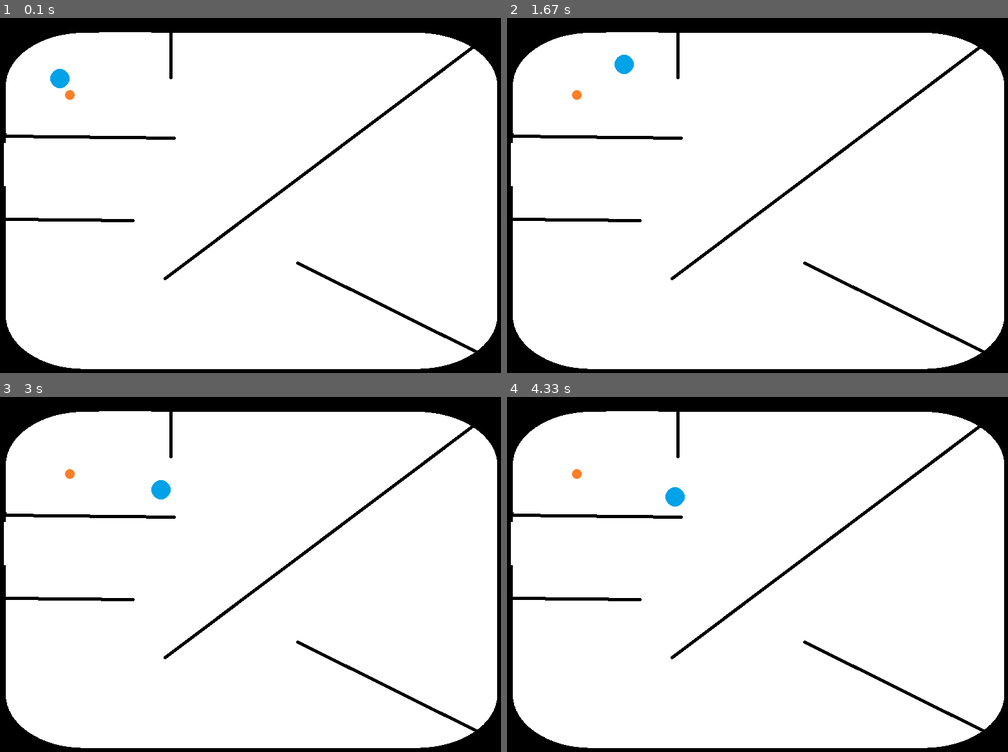
Above: before the commit, frames 1-4 (two rows, left to right).
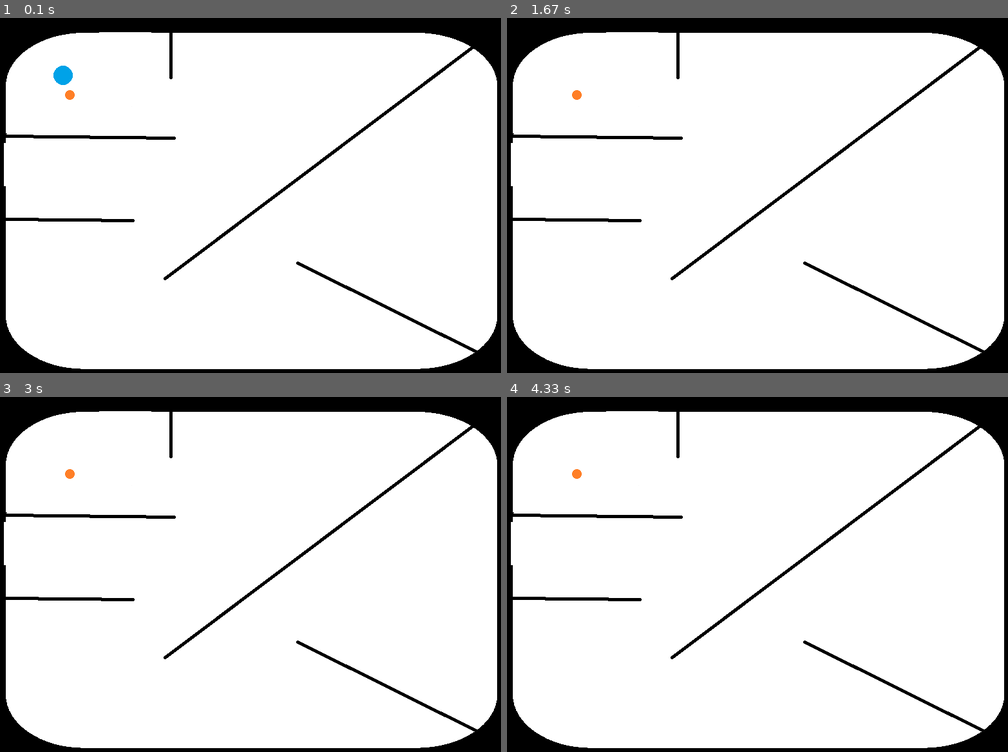
Above: after the commit, the same moments.

Repository: amabella-aguiluz/bellas-projects
Game: pygame game, started from python/pygame/hrt.py
Same seed, same stepped clock (60 frames per second), same inputs: the game is played once before the commit and once after it.
Inputs:
- Up to frame 1 (0.1 s): no input
- Up to frame 2 (1.67 s): no input
- Up to frame 3 (3 s): no input
- Up to frame 4 (4.33 s): no input

The runs differ from the first frame. In frame 1, 0.1% of the frame differs, in the area x 10-15%, y 13-20%; in frame 2, 0.2%, in the area x 21-26%, y 10-16%; in frame 3, 0.2%; in frame 4, 0.2%.

Commit message:
bounce update to debug 2

Diff:
--- a/python/pygame/hrt.py
+++ b/python/pygame/hrt.py
@@ -7,7 +7,7 @@
 
 screen = pygame.display.set_mode((800, 600)) # set screen size (width, height)
 clock = pygame.time.Clock() # set fps
-velocity = 1 # speed of horse
+velocity = 2 # speed of horse
 running = True # keep game loop running
     #-- maze
 maze_image = pygame.image.load("assets/map_test.png").convert()  # convert for faster pixel access
@@ -37,11 +37,11 @@
     # initialize horse object
 class Horse:
     def __init__(self, name, x, y, image_path, velocity_x, velocity_y):
-        self.name = ""
+        self.name = name
         self.x = x # starting x position
         self.y = y # starting y position
-        self.velocity_x = v_temp1 # velocity direction x
-        self.velocity_y = v_temp2 # velocity direction y
+        self.velocity_x = velocity_x # velocity direction x
+        self.velocity_y = velocity_y # velocity direction y
         self.image = pygame.image.load(image_path).convert_alpha() #load image
         self.rect = self.image.get_rect(center =(x, y))
         self.h_mask = pygame.mask.from_surface(self.image)
@@ -50,29 +50,39 @@
         surface.blit(self.image, self.rect)
     # initialize horse object
 
+def calculate_movement(horse): # horse's movement
+    old_x = horse.rect.left  # old horse x position
+    old_y = horse.rect.top  # old horse y position
+    new_x = old_x + horse.velocity_x  # next horse x position
+    new_y = old_y + horse.velocity_y  # next horse y position
+    change_x = new_x - old_x  # horse x movement
+    change_y = new_y - old_y  # horse y movement
+    offset = (int(horse.rect.left), int(horse.rect.top)) # offset of horse
+    move_offset = (0 - (int(horse.rect.left)), 0 - int(horse.rect.top)) # offset of map vs horse
+    return change_x, change_y, new_x, new_y, offset, move_offset
+
 def when_bounced(horse):
     horse.velocity_x *= 1.0001
     horse.velocity_y *= 1.0001
     return horse
 
 def move_horse(horse, goal):
+    change_x, change_y, new_x, new_y, offset, move_offset = calculate_movement(horse)
     steps = 5
     step_x = horse.velocity_x / steps
     step_y = horse.velocity_y  / steps
-    m_offset = (0 - int(horse.x), 0 - int(horse.y))
     for _ in range(steps):
-        horse.x += step_x
-        horse.y += step_y
-        horse.rect.center = (horse.x, horse.y)
-        if check_maze_collision(horse, m_offset):
-            horse.x -= step_x
-            horse.y -= step_y
-            horse.rect.center = (horse.x, horse.y)
+        move_offset = (0 - int(horse.rect.left), 0 - int(horse.rect.top))
+        horse.x += step_x # move horse by step x
+        horse.y += step_y # move horse by step y
+        horse.rect.center = (horse.x, horse.y) # move horse rectangle to position of x and y
+
+        if check_maze_collision(horse, move_offset): #if detect wall
+            #horse.x -= step_x # reverse step x
+            #horse.y -= step_y # reverse step y
+            #horse.rect.center = (horse.x, horse.y) # move horse rectangle to position of x and y
+            bounce_wall_b(horse, goal, step_x, step_y) # call bounce wall
             break
-        bounce_wall_b(horse, goal)
-    #horse.x += horse.velocity_x
-    #horse.y += horse.velocity_y
-    #horse.rect.center = (horse.x, horse.y)
 
 
 def calculate_goal_offset(horse, goal): # calculate goal's location
@@ -81,89 +91,40 @@
     return goal_x, goal_y
 
 def check_maze_collision(horse, m_offset): # check if horse collides with maze
+    m_offset = (int(horse.rect.left), int(horse.rect.top))
     return horse.h_mask.overlap(maze_mask, m_offset)
 
-def calculate_movement(horse): # horse's movement
-    old_x = horse.rect.left  # old horse x position
-    old_y = horse.rect.top  # old horse y position
-    new_x = old_x + horse.velocity_x  # next horse x position
-    new_y = old_y + horse.velocity_y  # next horse y position
-    change_x = new_x - old_x  # horse x movement
-    change_y = new_y - old_y  # horse y movement
-    return change_x, change_y, new_x, new_y
 
 def r_dir_change(horse): #random adjustments to horse's velocity
     horse.velocity_x *= random.uniform(0.8, 1.2)
     horse.velocity_y *= random.uniform(0.8, 1.2)
 
 def hit_wall_reverse(change_x, change_y, horse): # reverse direction of horse if hit wall
-
     if abs(change_x) > abs(change_y):  # check if hit left/right
         horse.velocity_x *= -1
 
     if abs(change_y) > abs(change_x):  # check if hit top/bottom
         horse.velocity_y *= -1
+    else:
+        horse.velocity_x *= -1
+        horse.velocity_y *= -1
 
     horse.rect.center = (horse.x, horse.y)
 
 
-def bounce_wall_b(horse, goal):
-    goal_x, goal_y = calculate_goal_offset(horse, goal)
+def bounce_wall_b(horse, goal, stepx, stepy):
+    #goal_x, goal_y = calculate_goal_offset(horse, goal)
+    #change_x, change_y, new_x, new_y, offset, maze_offset = calculate_movement(horse)
+    r_dir_change(horse)
+    hit_wall_reverse(stepx, stepy, horse)
+    horse.x -= stepx
+    horse.y -= stepy
+    horse.rect.center = (horse.x, horse.y)
 
-    change_x, change_y, new_x, new_y = calculate_movement(horse)
-
-    m_offset = (0 - new_x, 0 - new_y)
-
-    if check_maze_collision(horse, m_offset):
-        r_dir_change(horse)
-        hit_wall_reverse(change_x, change_y, horse)
 
 def goal_reach(g_overlap):
     goal_ofs = (goal.rect.left - horse.rect.left, goal.rect.top - horse.rect.top)
     g_overlap = horse.h_mask.overlap(goal.g_mask, goal_ofs)
-    if g_overlap != None:
-        print("Win!")
-
-#def bounce_wall_b(horse, goal):
-    goal_x = int(goal.x - goal.rect.left) # goal's x coord
-    goal_y = int(goal.y - goal.rect.top) # goal's y coord
-    g_overlap = horse.h_mask.overlap(goal.g_mask, (goal_x, goal_y)) # checks if goal and horse ovelap
-    old_x = horse.rect.left # old horse x position
-    old_y = horse.rect.top # old horse y position
-    new_x = old_x + horse.velocity_x # next horse x position
-    new_y = old_y + horse.velocity_y # next horse y position
-    change_x = new_x - old_x # horse x movement
-    change_y = new_y - old_y # horse y movement
-    m_offset = (0 - new_x, 0 - new_y) # offset between maze and  horse
-
-
-    if horse.h_mask.overlap(maze_mask, m_offset):  # checks if horse mask overlaps maze mask
-        horse.velocity_x *= random.uniform(0.8, 1.2)  # random adjustment to x
-        horse.velocity_y *= random.uniform(0.8, 1.2)  # random adjustment to y
-
-        if(abs(change_x) > abs(change_y)):        # check if hit left/right
-            horse.velocity_x *= -1
-        if(abs(change_y) > abs(change_x)):         #check if hit top/bottom
-            horse.velocity_y *= -1
-
-    #if g_overlap != None:
-    #    print("Win!")
-
-    next_x = int(horse.x + horse.velocity_x)
-    next_y = int(horse.y + horse.velocity_y)
-    maze_ofs = ()
-    #m_overlap = horse.h_mask.overlap(goal.g_mask, (goal_x, goal_y))
-
-    if maze_mask.get_at((next_x, next_y)):
-        horse.velocity_x *= random.uniform(0.85, 1.15)  # random adjustment to x
-        horse.velocity_y *= random.uniform(0.85, 1.15)  # random adjustment to y
-
-        # reverse velocity
-        if maze_mask.get_at((int(horse.x), next_y)):  # hits left or right
-            horse.velocity_x *= -1
-        if maze_mask.get_at((next_x, int(horse.y))):  #hits top or bottom
-            horse.velocity_y *= -1
-
     if g_overlap != None:
         print("Win!")
 
